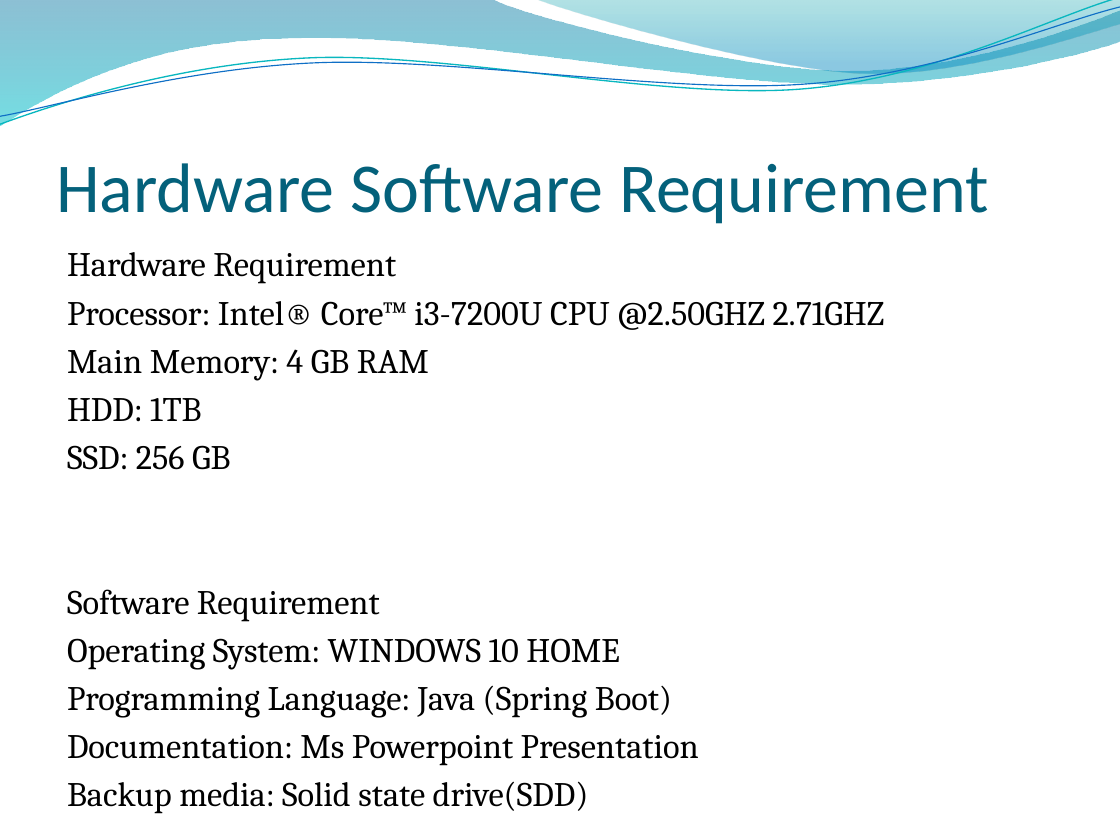
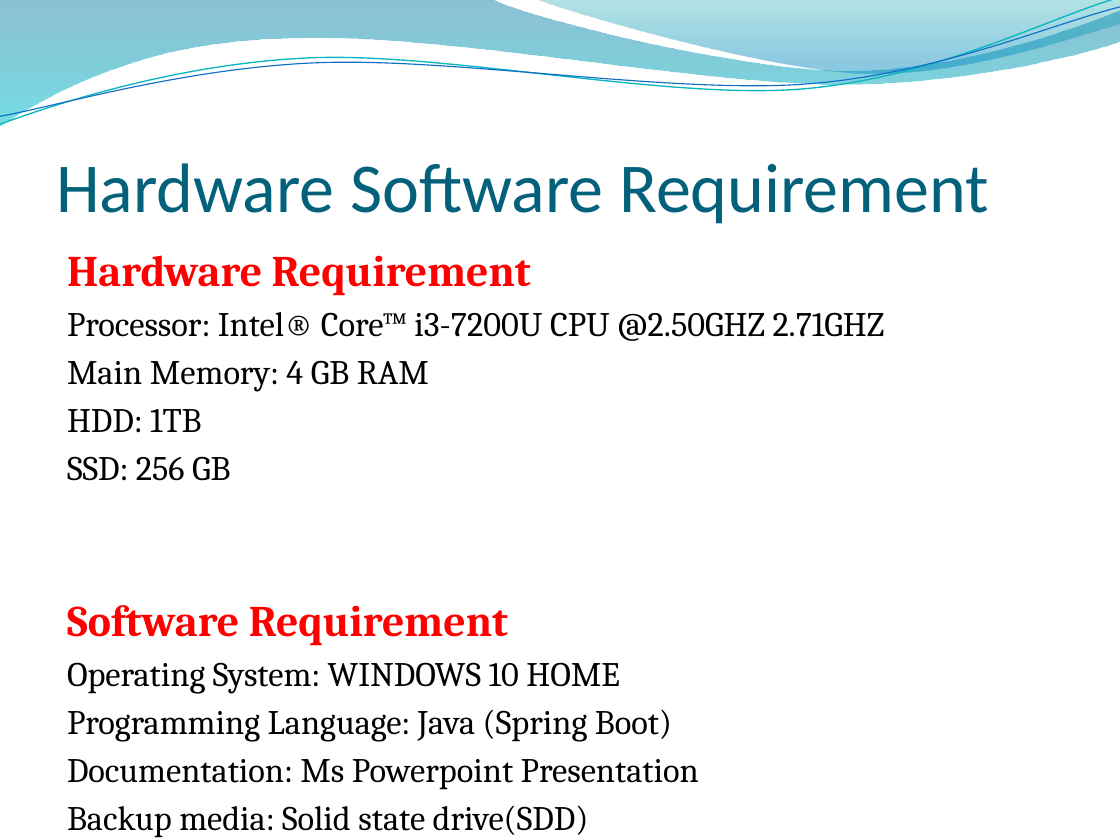
Before and after one commit to diptirana123/HMS2, a slide deck: slide 5 of HospitalManagementSystem/HOSPITAL MANAGEMENT SYSTEMppt1modified.pptx. Drawn at 1120x840 pixels with LibreOffice and Linux fonts; fonts in the diff are those of the drawing; background and template pictures are left out. Boxes give left, top, right and bottom in pixels: in the first picture for what was removed or moved away, otherwise in the second. Text is boxed around its words. In the diff, an @@ line names an element or a change of style, - is before the commit and + after.

```diff
--- a/HospitalManagementSystem/HOSPITAL MANAGEMENT SYSTEMppt1modified.pptx
+++ b/HospitalManagementSystem/HOSPITAL MANAGEMENT SYSTEMppt1modified.pptx
@@ text at (67, 255, 531, 646): size 22.1 to 28.1 pt, text colour #000000 to #FF0000, bold on in "Hardware Requirement", "Software Requirement"; more space between paragraphs @@
```
Also in this commit, not shown: 1 other slide changed.
